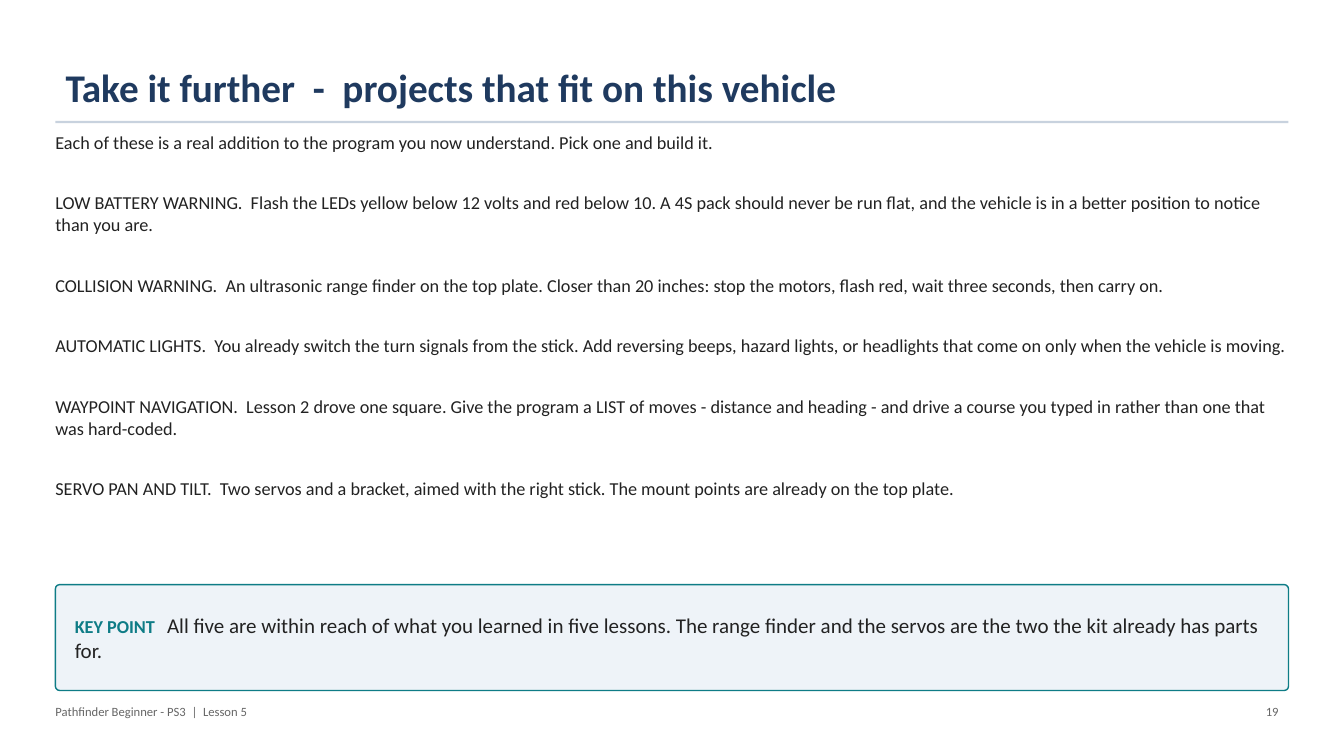
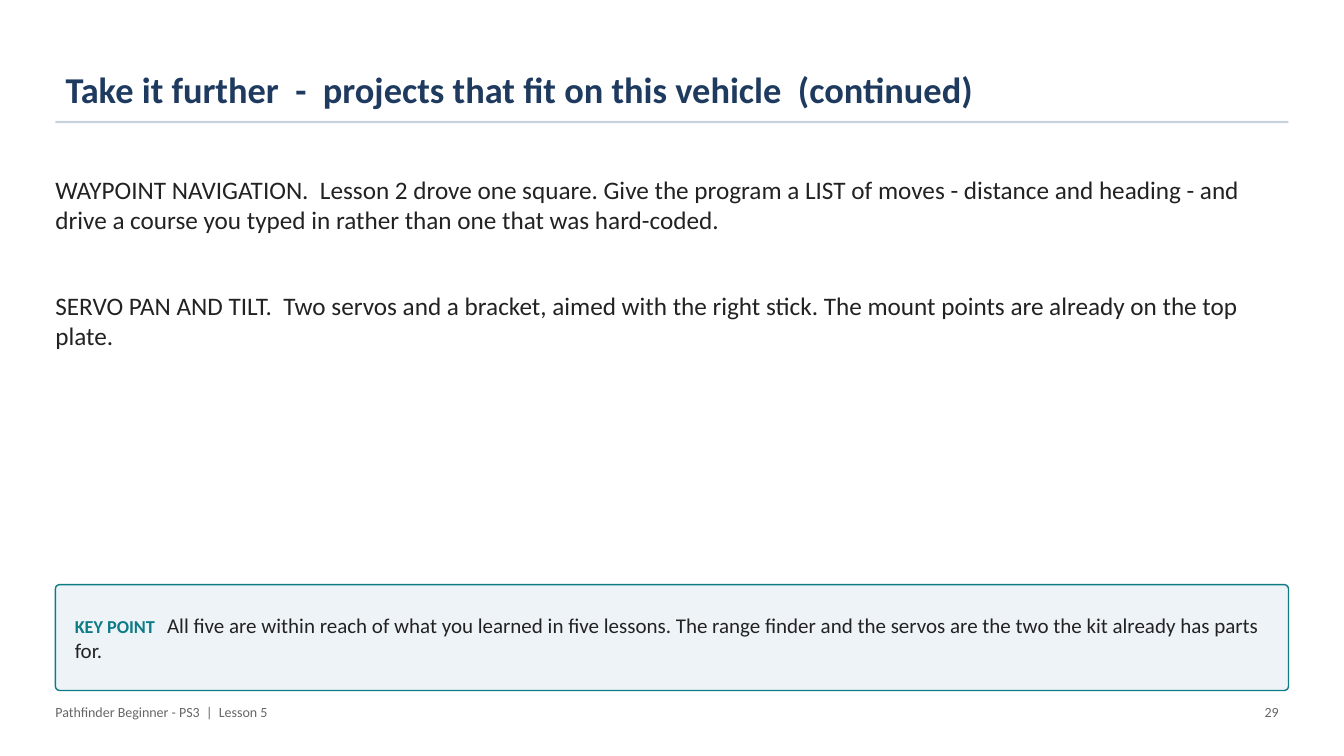
Before and after one commit to PorpoiseRobotics/porpoise-robotics, a slide deck: slide 30 of ground-vehicle/docs/courses/beginner-ps3/l5_maneuvers_with_lights.pptx (slide 20 before the commit). Drawn at 1344x756 pixels with LibreOffice and Linux fonts; fonts in the diff are those of the drawing. Boxes give left, top, right and bottom in pixels: in the first picture for what was removed or moved away, otherwise in the second. Text is boxed around its words. In the diff, an @@ line names an element or a change of style, - is before the commit and + after.

```diff
--- a/ground-vehicle/docs/courses/beginner-ps3/l5_maneuvers_with_lights.pptx
+++ b/ground-vehicle/docs/courses/beginner-ps3/l5_maneuvers_with_lights.pptx
@@ title at [66,76,973,109]: text changed; size 28 to 26 pt @@
-Take it further - projects that fit on this vehicle
+Take it further - projects that fit on this vehicle (continued)
@@ text at [55,136,1285,355]: paragraphs removed @@
-Each of these is a real addition to the program you now understand. Pick one and build it.
-LOW BATTERY WARNING. Flash the LEDs yellow below 12 volts and red below 10. A 4S pack should never be run flat, and the vehicle is in a better position to notice than you are.
-COLLISION WARNING. An ultrasonic range finder on the top plate. Closer than 20 inches: stop the motors, flash red, wait three seconds, then carry on.
-AUTOMATIC LIGHTS. You already switch the turn signals from the stick. Add reversing beeps, hazard lights, or headlights that come on only when the vehicle is moving.
@@ text "WAYPOINT NAVIGATION. Lesson 2 drove ..." at [55,181,1239,349]: size 13 to 18 pt; more space between paragraphs @@
@@ text "Pathfinder Beginner - PS3 | ..." at [55,707,267,720]: size 9 to 10 pt @@
@@ text at [1265,708,1279,717]: text changed; size 9 to 10 pt @@
-19
+29
```
Also in this commit, not shown: 21 other slides changed, 13 slides added, 17 other files.
